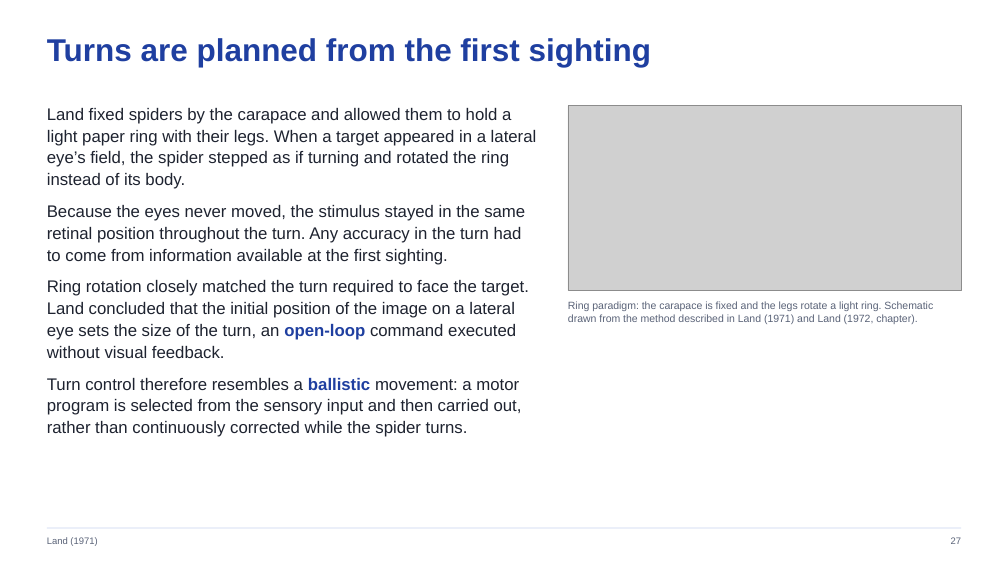
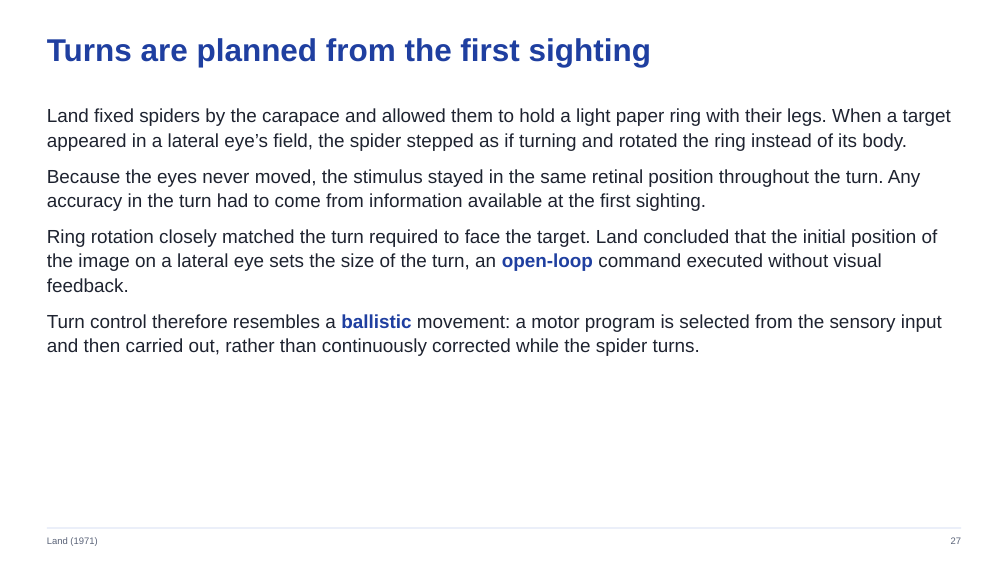
Before and after one commit to jordanxxlopez/NEUROETHOLOGY, a slide deck: slide 27 of lectures/L12/Neuroethology_Lecture12_FA2026.pptx. Drawn at 1008x567 pixels with LibreOffice and Linux fonts; fonts in the diff are those of the drawing; grey boxes stand for pictures. Boxes give left, top, right and bottom in pixels: in the first picture for what was removed or moved away, otherwise in the second. Text is boxed around its words. In the diff, an @@ line names an element or a change of style, - is before the commit and + after.

```diff
--- a/lectures/L12/Neuroethology_Lecture12_FA2026.pptx
+++ b/lectures/L12/Neuroethology_Lecture12_FA2026.pptx
@@ text "Land fixed spiders by the ..." at [47,108,951,356]: size 16 to 18 pt; more space between paragraphs @@
@@ picture removed at [568,106,961,290] @@
@@ text removed at [568,301,933,324] @@
-Ring paradigm: the carapace is fixed and the legs rotate a light ring. Schematic drawn from the method described in Land (1971) and Land (1972, chapter).
```
Also in this commit, not shown: 16 other slides changed, 38 other files.
